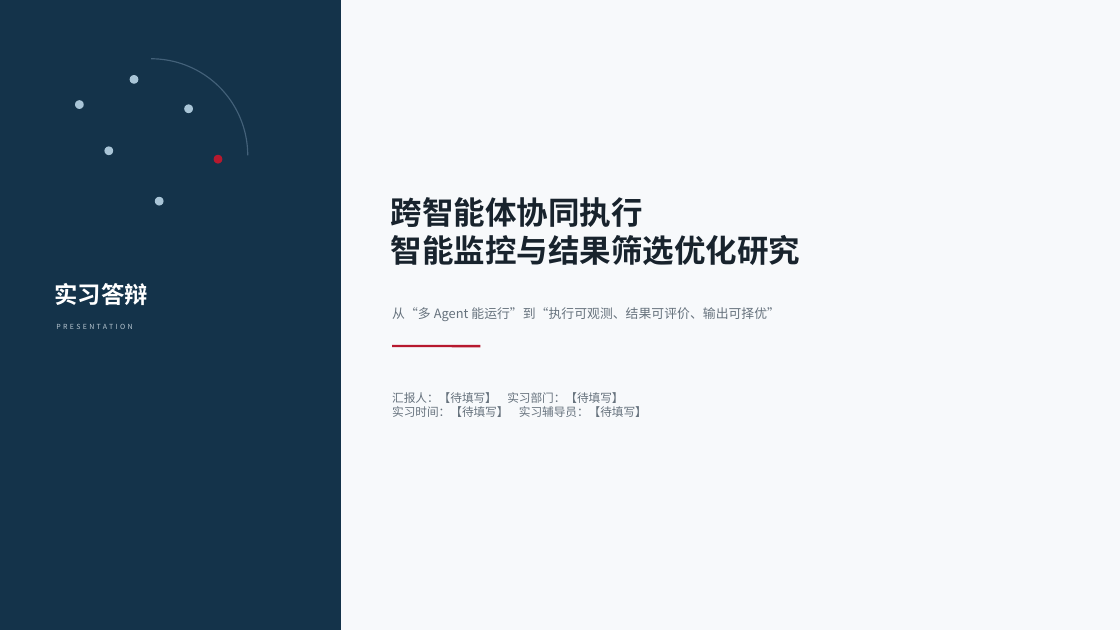
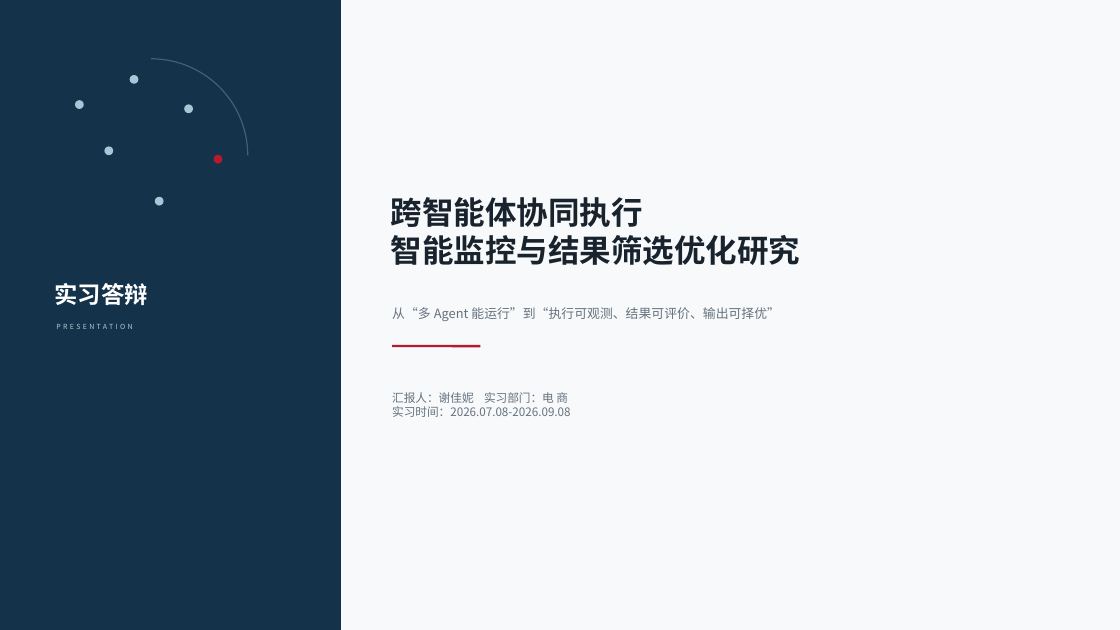
Before and after one commit to xiejiani1207/AgentCoMonitor, a slide deck: slide 1 of docs/实习答辩PPT_AgentCoMonitor_真实项目版_V2.1.pptx. Drawn at 1120x630 pixels with LibreOffice and Linux fonts; fonts in the diff are those of the drawing. Boxes give left, top, right and bottom in pixels: in the first picture for what was removed or moved away, otherwise in the second. Text is boxed around its words. In the diff, an @@ line names an element or a change of style, - is before the commit and + after.

```diff
--- a/docs/实习答辩PPT_AgentCoMonitor_真实项目版_V2.1.pptx
+++ b/docs/实习答辩PPT_AgentCoMonitor_真实项目版_V2.1.pptx
@@ text at [392,392,570,417]: text changed @@
-汇报人：【待填写】 实习部门：【待填写】
-实习时间：【待填写】 实习辅导员：【待填写】
+汇报人：谢佳妮 实习部门：电 商
+实习时间：2026.07.08-2026.09.08
```
Also in this commit, not shown: 8 other slides changed, 5 other files.
